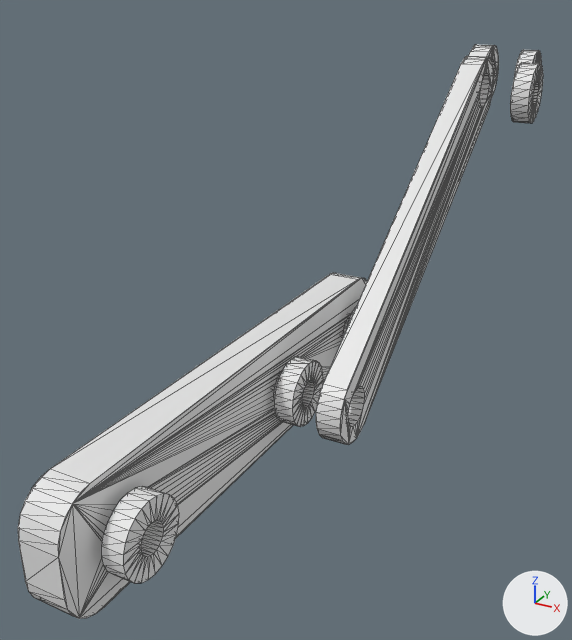
An edit to the OBJ model assets/elexhub/provisional/meshes/finger_left.obj, drawn before and after from the same camera.
Rendered twice from a 50 mm camera at (0.0381, -0.0906, 0.0308) aimed at (0.0084, -0.0367, 0.0039). The axes (+X, +Y, +Z) are drawn at lower right. The lights are the same throughout. The picture after the commit comes second. Mesh edges are drawn as thin lines. Where no turn or scale is listed for an object, it has been applied to the vertices.

The first picture shows 'finger_left'.
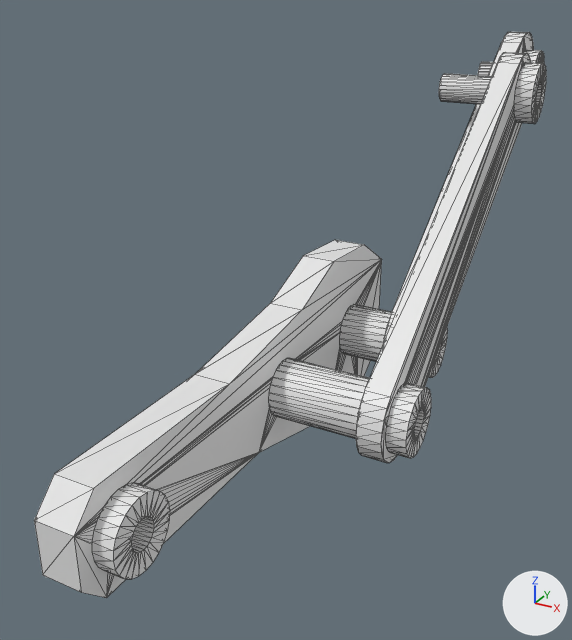
What changed in the scene script:
```text
Change me_finger_left:
    used by ob_finger_left; location = (0.0, 0.0, 0.0)
    remove me_finger_left.from_pydata(...)  # 928 vertices, 1872 faces; spans x 0.0075..0.0218, y -0.0663..0.003, z -0.0045..0.0235
    add me_finger_left.from_pydata(...)  # 1332 vertices, 2660 faces; spans x 0.0074..0.0221, y -0.065..0.0045, z -0.008..0.025
    me_finger_left part 1: the loose piece of 96 vertices spanning x 0.0172..0.0188, y -0.0027..0.0027, z 0.0178..0.0232 is moved by (0.0003, 0.0, 0.0)
    me_finger_left part 2: a new loose piece, a 24-sided cylinder along x spanning x 0.0129..0.0176, y -0.0013..0.0013, z 0.0192..0.0218
    me_finger_left part 3: the loose piece of 96 vertices spanning x 0.0202..0.0218, y -0.0157..-0.0103, z 0.0178..0.0232 is moved by (0.0003, 0.0, 0.0)
    me_finger_left part 4: a new loose piece, a 24-sided cylinder along x spanning x 0.0129..0.0206, y -0.0143..-0.0117, z 0.0192..0.0218
    me_finger_left part 5: the loose piece of 96 vertices spanning x 0.0112..0.0128, y -0.0306..-0.0253, z -0.0027..0.0027 is moved by (0.0063, 0.0, 0.0)
    me_finger_left part 6: the loose piece of 96 vertices spanning x 0.0112..0.0128, y -0.0437..-0.0382, z -0.0027..0.0027 is moved by (0.0093, 0.0, 0.0)
    me_finger_left part 7: the loose piece of 96 vertices spanning x 0.0112..0.0128, y -0.0638..-0.0584, z -0.0027..0.0027 is moved by (-0.0007, 0.0, 0.0)
    me_finger_left part 8: the loose piece of 136 vertices spanning x 0.015..0.017, y -0.044..-0.01, z -0.003..0.0235 is rebuilt with 132 vertices and now spans x 0.0155..0.0175, y -0.0324..0.0045, z -0.0045..0.025
    me_finger_left part 9: a new loose piece of 132 vertices spanning x 0.0185..0.0205, y -0.0444..-0.0095, z -0.0035..0.024
    me_finger_left part 10: a new loose piece of 96 vertices spanning x 0.0105..0.0155, y -0.0303..-0.0256, z -0.0024..0.0024
    me_finger_left part 11: a new loose piece of 96 vertices spanning x 0.0105..0.0185, y -0.0433..-0.0386, z -0.0024..0.0024
    me_finger_left part 12: 192 vertices removed from x 0.0075..0.014, y -0.0663..0.003, z -0.0045..0.0235; 26 vertices added at x 0.0075..0.0105, y -0.065..-0.0208, z -0.008..0.008
    other edits to the shape of me_finger_left do not show in these pictures
```

Pixel boxes (x1, y1, x2, y2) of what changed, in the pictures (572 x 640 px; the box of a moved part takes in the faces that stretch with it):
'finger_left', reshaped: before (18, 44, 543, 619); after (34, 32, 546, 598)
part 1 of me_finger_left, moved or reshaped: before (514, 50, 542, 77); after (524, 50, 544, 63)
part 2 of me_finger_left, added: after (478, 61, 493, 76)
part 3 of me_finger_left, moved or reshaped: before (510, 62, 543, 123); after (514, 62, 546, 124)
part 4 of me_finger_left, added: after (439, 74, 492, 104)
part 5 of me_finger_left, moved or reshaped (mostly hidden before): before (346, 307, 356, 330); after (429, 328, 448, 378)
part 6 of me_finger_left, moved or reshaped: before (274, 357, 323, 427); after (385, 383, 431, 458)
part 7 of me_finger_left, moved or reshaped: before (101, 486, 179, 583); after (92, 483, 170, 579)
part 8 of me_finger_left, rebuilt (mostly hidden afterwards): before (316, 56, 494, 445); after (382, 32, 534, 347)
part 9 of me_finger_left, added: after (356, 52, 531, 463)
part 10 of me_finger_left, added: after (339, 304, 392, 362)
part 11 of me_finger_left, added: after (268, 358, 370, 439)
part 12 of me_finger_left, cut back: before (18, 44, 499, 619); after (34, 240, 382, 598)
